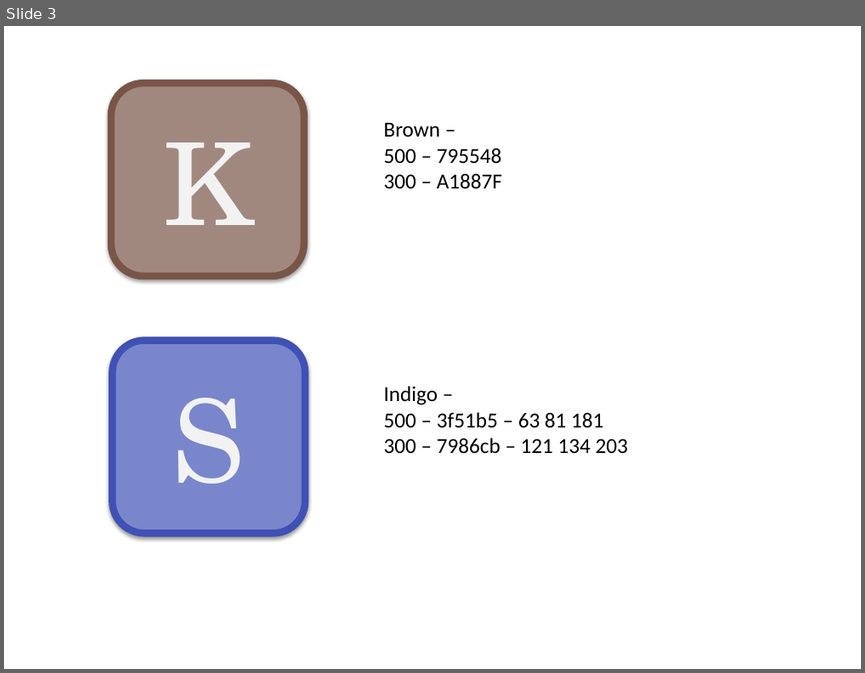
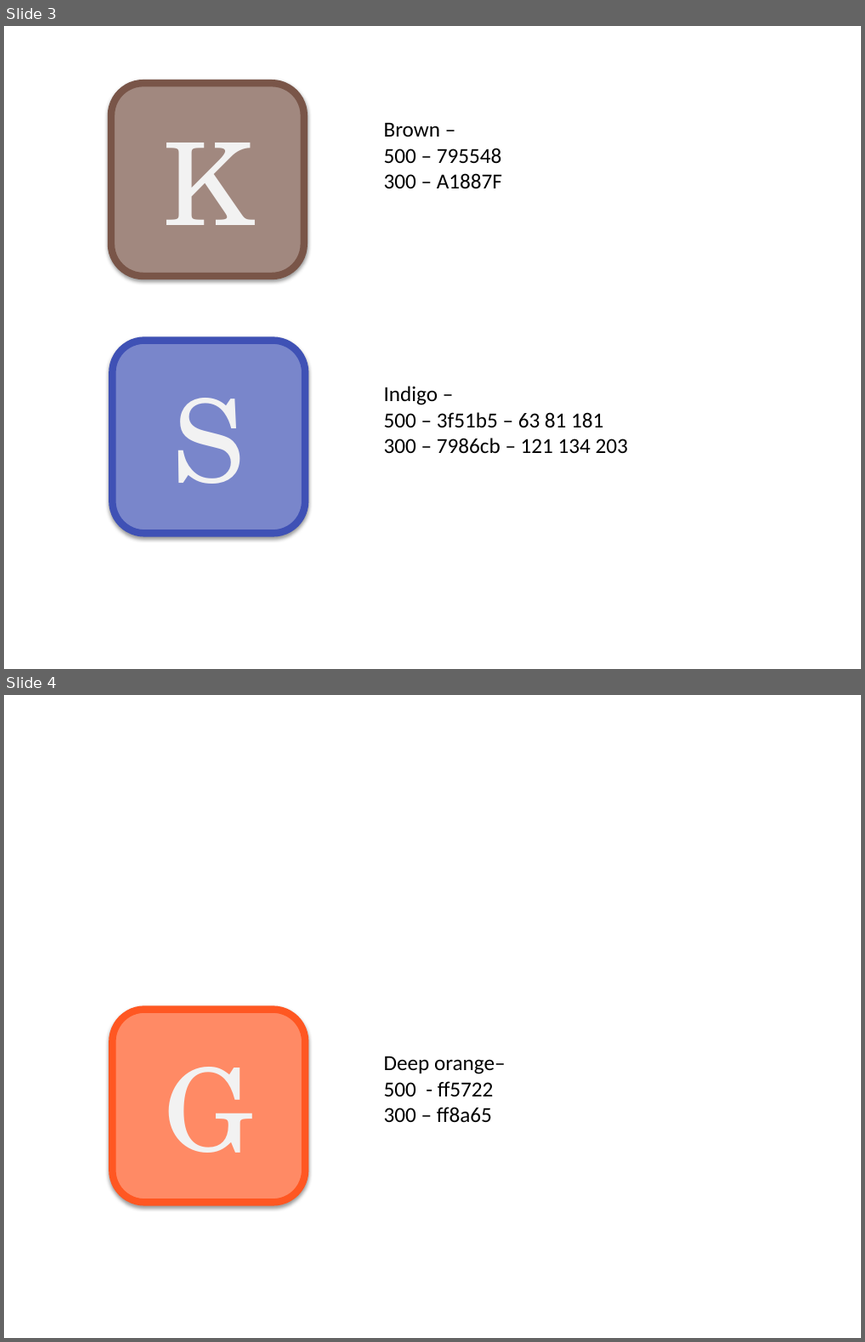
Before and after one commit to lemuelinchrist/hymnsforandroid, a slide deck: HymnIcons.pptx. Shown one above the other, each under a label of ours: slide 3 before the commit, slides 3 and 4 after it. The pictures are 865x673 and 865x1342 pixels, drawn with LibreOffice and Linux fonts; fonts in the diff are those of the drawing. Boxes give left, top, right and bottom in pixels: in the first picture for what was removed or moved away, otherwise in the second. Text is boxed around its words. In the diff, an @@ line names an element or a change of style, - is before the commit and + after.

```diff
--- a/HymnIcons.pptx
+++ b/HymnIcons.pptx
@@ slide 4 added at [4, 695, 861, 1338], background #FFFFFF @@
@@ rounded rectangle added at [112, 1009, 305, 1202], fill #FF8A65, outline #FF5722 6 pt, 96 pt, text #F2F2F2 @@
+G
@@ text added at [384, 1055, 506, 1123], 18 pt, text #000000 @@
+Deep orange–
+500 - ff5722
+300 – ff8a65
```
Also in this commit, not shown: 4 other files.
